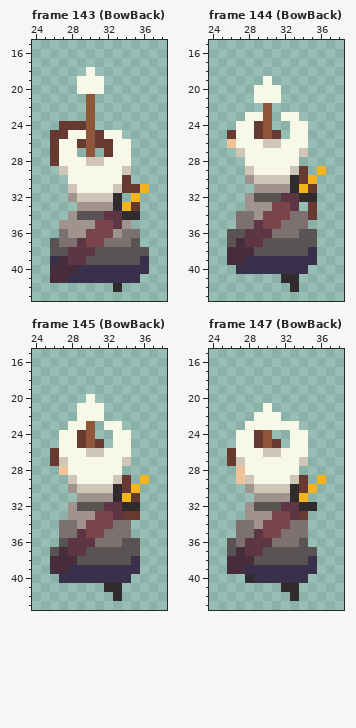
Edited in one commit: pixel-art file (assets/textures/player/player_rogue.aseprite). Above, as it was before the edit.
64x64 pixels, 249 frames. Shown: frame 143 (BowBack): x 24..38, y 15..43; frame 144 (BowBack): x 24..38, y 15..43; frame 145 (BowBack): x 24..38, y 15..43; frame 147 (BowBack): x 24..38, y 15..43. The commit also changed other frames, which this record leaves out.
Now the later version:
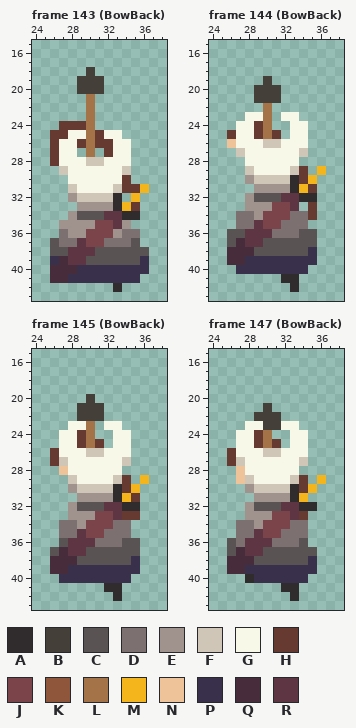
Palette (. is transparent): A #302c2e  B #443f39  C #5a5353  D #7d7071  E #a0938e  F #cfc6b8  G #f8f8e9  H #663931  J #7a444a  K #8f563b  L #a47448  M #f4b41b  N #eec39a  P #39314b  Q #472d3c  R #5e3643
The author wrote: speed up bow, fix ammo
What changed:
Changed rows in their new state; - is an unchanged pixel.
Frame 143 (BowBack):
first column x 29:
18 -B-
19 BBB
20 BBB
21 -L-
22 -L-
23 -L-
24 -L-
25 -L-
26 -L-
27 -L-
Frame 144 (BowBack):
first column x 29:
19 -B-
20 BBB
21 BBB
22 -L-
23 -L-
24 -L-
25 -L-
Frame 145 (BowBack):
first column x 29:
20 -B-
21 BBB
22 BBB
23 -L-
24 -L-
25 -L-
Frame 147 (BowBack):
first column x 29:
21 -B-
22 BBB
23 -BB
24 -L-
25 -L-
Boxes around the changes in both pictures, in picture pixels (x1, y1, x2, y2):
changed: (77, 67, 104, 157)
changed: (254, 76, 281, 139)
changed: (77, 394, 104, 448)
changed: (254, 403, 281, 448)
